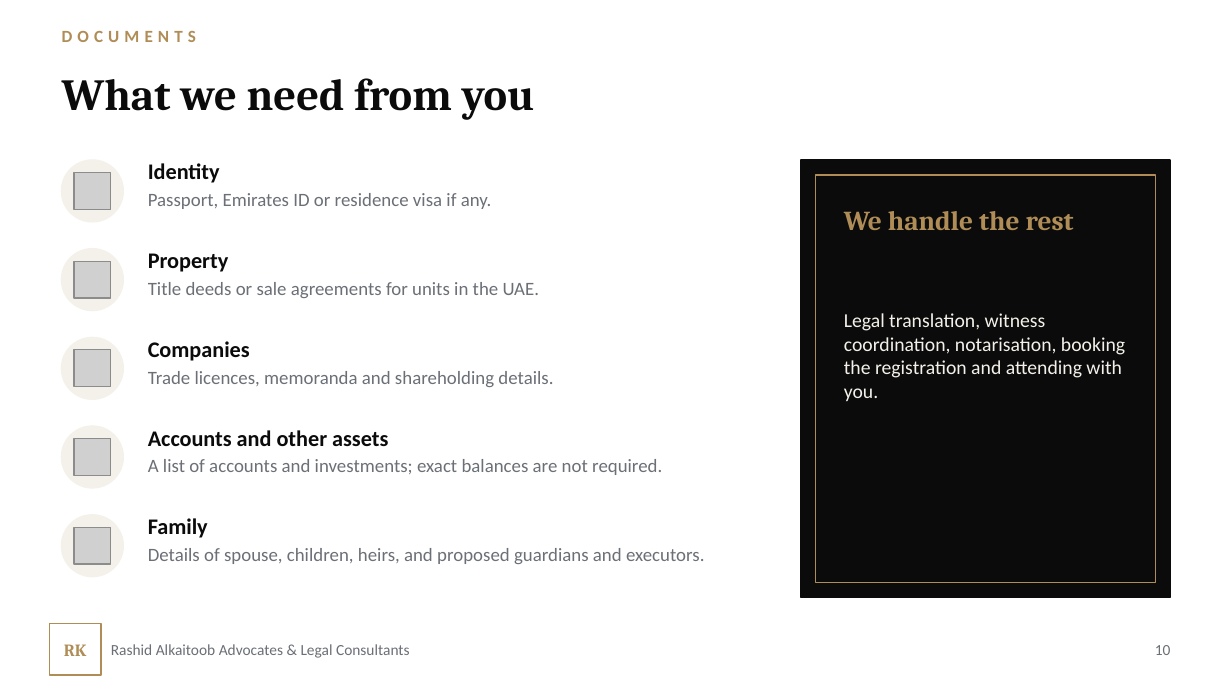
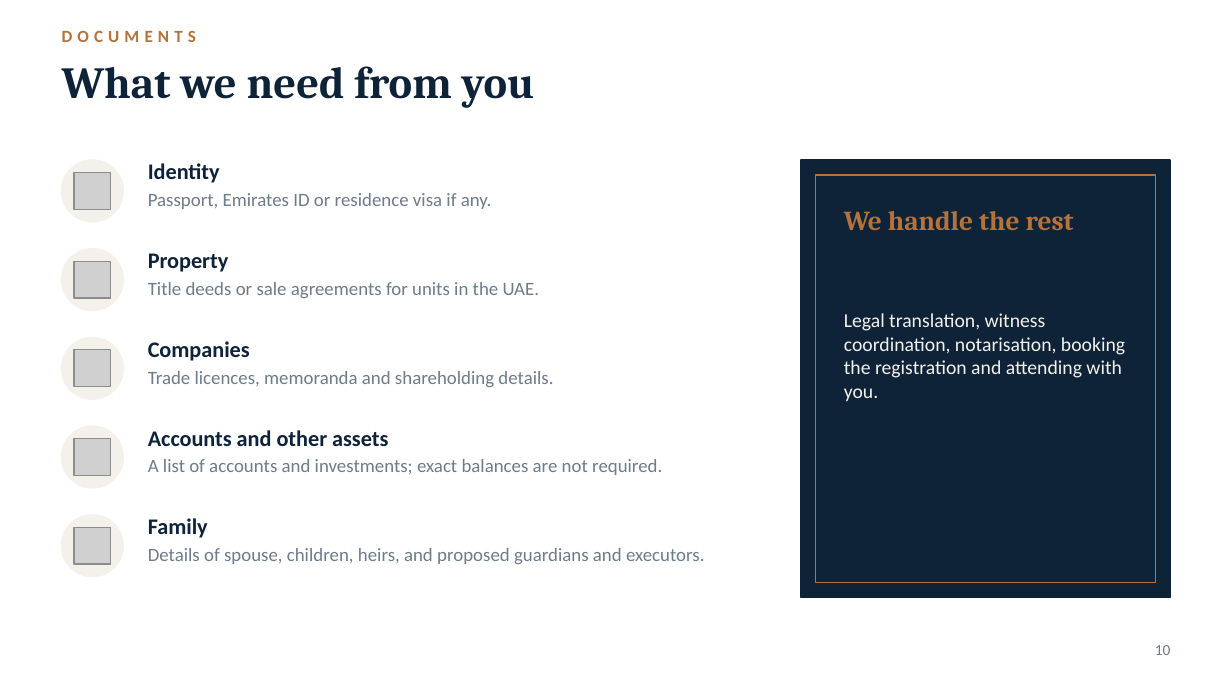
Before and after one commit to abdalmonemalmousa-prog/aa, a slide deck: slide 10 of presentations/04_Client_Consultation_Walkthrough_EN.pptx. Drawn at 1232x693 pixels with LibreOffice and Linux fonts; fonts in the diff are those of the drawing; grey boxes stand for pictures; background and template pictures are left out. Boxes give left, top, right and bottom in pixels: in the first picture for what was removed or moved away, otherwise in the second. Text is boxed around its words. In the diff, an @@ line names an element or a change of style, - is before the commit and + after.

```diff
--- a/presentations/04_Client_Consultation_Walkthrough_EN.pptx
+++ b/presentations/04_Client_Consultation_Walkthrough_EN.pptx
@@ text "DOCUMENTS" at [62, 31, 196, 42]: text colour #B08D57 to #B5723B @@
@@ text "What we need from you": place and size @@
-text "What we need from you" at [62, 78, 535, 120]
+text "What we need from you" at [62, 66, 535, 108]
@@ text "What we need from you" at [62, 66, 535, 108]: text colour #0B0B0B to #0E2238; vertical alignment middle to top @@
@@ text "Identity" at [148, 163, 492, 209]: text colour #0B0B0B to #0E2238 in "Identity"; text colour #6B6F76 to #6E7B88 in "Passport, Emirates ID or residence visa if ..." @@
@@ rectangle at [801, 160, 1170, 598]: fill #0B0B0B to #0E2238; outline #0B0B0B 1 pt to #0E2238 1 pt @@
@@ rectangle at [816, 175, 1156, 583]: outline #B08D57 0.75 pt to #B5723B 0.75 pt @@
@@ text "We handle the rest" at [844, 211, 1074, 230]: text colour #B08D57 to #B5723B @@
@@ text "Property" at [148, 253, 540, 298]: text colour #0B0B0B to #0E2238 in "Property"; text colour #6B6F76 to #6E7B88 in "Title deeds or sale agreements for units ..." @@
@@ text "Legal translation, witness coordination, notarisation, ..." at [844, 313, 1125, 401]: text colour #F4F1EA to #F4F1EB @@
@@ text "Companies" at [148, 341, 553, 387]: text colour #0B0B0B to #0E2238 in "Companies"; text colour #6B6F76 to #6E7B88 in "Trade licences, memoranda and shareholding details." @@
@@ text "Accounts and other assets" at [148, 430, 662, 475]: text colour #0B0B0B to #0E2238 in "Accounts and other assets"; text colour #6B6F76 to #6E7B88 in "A list of accounts and investments; exact ..." @@
@@ text "Family" at [148, 518, 704, 564]: text colour #0B0B0B to #0E2238 in "Family"; text colour #6B6F76 to #6E7B88 @@
@@ rectangle removed at [49, 623, 101, 675] @@
@@ page number at [1155, 645, 1171, 655]: text colour #6B6F76 to #6E7B88 @@
@@ text removed at [64, 644, 87, 656] @@
-RK
@@ text removed at [111, 644, 410, 658] @@
-Rashid Alkaitoob Advocates & Legal Consultants
```
Also in this commit, not shown: 15 other slides changed, 25 other files.
